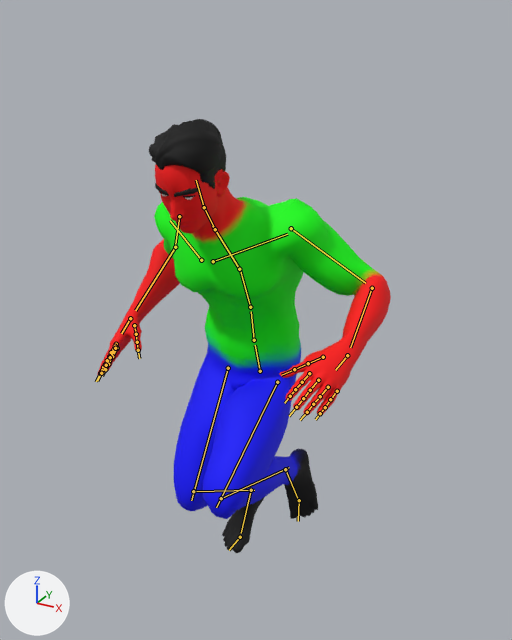
The glTF model public/data/character/citizen.glb as it was, and as the next commit left it.
Both versions are drawn from a 50 mm lens placed at (0.954, -1.717, 1.776), pointed at (-0.016, 0.045, 0.895). Arrows for +X, +Y and +Z are at lower left; the lights stay in place. The first picture is the older version. Both versions are drawn at frame 14 of the action 'Run'; the numbers are the values there. The bones that change, and the others that lie on the model, are drawn over the model as lines.

The first picture shows 'Eyebrows', 'Eyes', 'SuperHero_Male'.
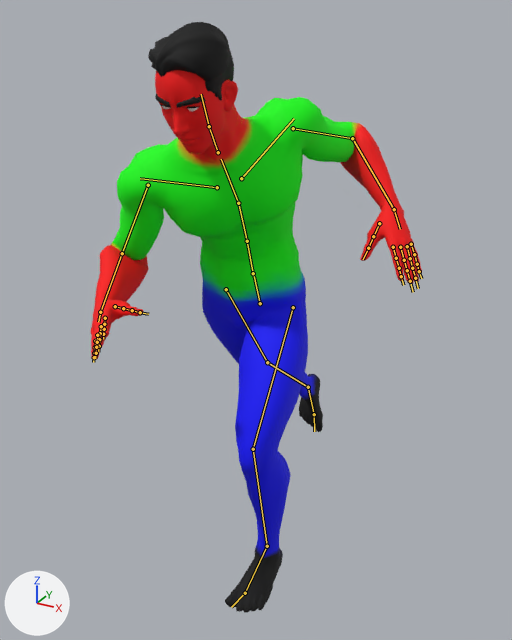
The change in detail:
Bone 'pelvis' (bone_pelvis) moves from (-0.005, -0.229, 0.053) to (0.0, 0.004, -0.001).
Bone 'pelvis' (bone_pelvis) turns from (4, 0, -2) to (9, 0, -3) degrees about its own x, y and z.
Bone 'spine_01' (bone_spine_01) moves from (0.0, 0.01, 0.002) to (0.0, 0.0, 0.0).
Bone 'spine_01' (bone_spine_01) turns from (3, 0, 0) to (-2, 1, 7) degrees about its own x, y and z.
Bone 'spine_02' (bone_spine_02) moves from (0.0, 0.018, 0.001) to (0.0, 0.0, 0.0).
Bone 'spine_02' (bone_spine_02) turns from (12, -1, 5) to (15, 10, -3) degrees about its own x, y and z.
Bone 'spine_03' (bone_spine_03) moves from (0.0, 0.008, 0.002) to (0.0, 0.0, 0.0).
Bone 'spine_03' (bone_spine_03) turns from (30, -2, 1) to (37, 25, 15) degrees about its own x, y and z.
Bone 'neck_01' (bone_neck_01) moves from (0.0, -0.037, 0.021) to (0.0, 0.0, 0.0).
Bone 'neck_01' (bone_neck_01) turns from (-33, -1, -2) to (-38, -17, 10) degrees about its own x, y and z.
Bone 'Head' (bone_head) turns from (5, 0, -3) to (2, -19, -1) degrees about its own x, y and z.
Bone 'clavicle_l' (bone_clavicle_l) moves from (0.013, -0.02, -0.029) to (0.0, 0.0, 0.0).
Bone 'clavicle_l' (bone_clavicle_l) turns from (-6, -9, 6) to (-6, -9, 8) degrees about its own x, y and z.
Bone 'upperarm_l' (bone_upperarm_l) moves from (-0.023, 0.003, -0.024) to (0.0, 0.0, 0.0).
Bone 'upperarm_l' (bone_upperarm_l) turns from (9, 6, -49) to (-4, 0, -48) degrees about its own x, y and z.
Bone 'lowerarm_l' (bone_lowerarm_l) moves from (0.0, 0.023, -0.001) to (0.0, 0.0, 0.0).
Bone 'lowerarm_l' (bone_lowerarm_l) turns from (88, -21, 7) to (85, 9, 5) degrees about its own x, y and z.
Bone 'hand_l' (bone_hand_l) moves from (0.0, 0.029, 0.001) to (0.0, 0.0, 0.0).
Bone 'clavicle_r' (bone_clavicle_r) moves from (-0.013, -0.02, -0.029) to (0.0, 0.0, 0.0).
Bone 'clavicle_r' (bone_clavicle_r) turns from (-6, 9, -9) to (-6, 9, -6) degrees about its own x, y and z.
Bone 'upperarm_r' (bone_upperarm_r) moves from (0.023, 0.003, -0.024) to (0.0, 0.0, 0.0).
Bone 'upperarm_r' (bone_upperarm_r) turns from (-1, -2, 53) to (13, -9, 50) degrees about its own x, y and z.
Bone 'lowerarm_r' (bone_lowerarm_r) moves from (0.0, 0.023, -0.001) to (0.0, 0.0, 0.0).
Bone 'lowerarm_r' (bone_lowerarm_r) turns from (78, 1, 5) to (89, 31, 4) degrees about its own x, y and z.
Bone 'hand_r' (bone_hand_r) moves from (0.0, 0.029, 0.001) to (0.0, 0.0, 0.0).
Bone 'thigh_l' (bone_thigh_l) moves from (-0.025, 0.008, -0.045) to (0.0, 0.0, 0.0).
Bone 'thigh_l' (bone_thigh_l) turns from (-63, -1, -1) to (-47, -4, -2) degrees about its own x, y and z.
Bone 'calf_l' (bone_calf_l) moves from (0.0, -0.028, 0.003) to (0.0, 0.0, 0.0).
Bone 'calf_l' (bone_calf_l) turns from (122, 2, 0) to (46, 1, 0) degrees about its own x, y and z.
Bone 'foot_l' (bone_foot_l) moves from (0.0, -0.01, -0.028) to (0.0, 0.0, 0.0).
Bone 'foot_l' (bone_foot_l) turns from (22, 7, -5) to (1, 3, 5) degrees about its own x, y and z.
Bone 'ball_l' (bone_ball_l) moves from (0.0, 0.013, -0.006) to (0.0, 0.0, 0.0).
Bone 'ball_l' (bone_ball_l) turns from (4, 0, 0) to (16, 0, 0) degrees about its own x, y and z.
Bone 'thigh_r' (bone_thigh_r) moves from (0.025, 0.008, -0.045) to (0.0, 0.0, 0.0).
Bone 'thigh_r' (bone_thigh_r) turns from (-37, 0, -1) to (25, -6, -9) degrees about its own x, y and z.
Bone 'calf_r' (bone_calf_r) moves from (0.0, -0.028, 0.003) to (0.0, 0.0, 0.0).
Bone 'calf_r' (bone_calf_r) turns from (84, 1, 0) to (12, 0, 0) degrees about its own x, y and z.
Bone 'foot_r' (bone_foot_r) moves from (0.0, -0.01, -0.028) to (0.0, 0.0, 0.0).
Bone 'foot_r' (bone_foot_r) turns from (-16, 0, 0) to (33, 1, 2) degrees about its own x, y and z.
Bone 'ball_r' (bone_ball_r) moves from (0.0, 0.013, -0.006) to (0.0, 0.0, 0.0).
Bone 'ball_r' (bone_ball_r) turns from (35, 0, 0) to (-7, 0, 0) degrees about its own x, y and z.

Changed parts and their boxes [x1, y1, x2, y2] in the pictures (512 x 640 px):
'SuperHero_Male', posed (13% wider, 36% taller)
    before: [97, 119, 391, 553]
    after: [91, 22, 422, 613]
'Eyebrows', posed (13% wider)
    before: [155, 183, 200, 198]
    after: [155, 94, 206, 109]
'Eyes', posed
    before: [162, 194, 193, 200]
    after: [162, 106, 199, 111]
bone 'pelvis', root to tip
    before: (260, 371) to (255, 345)
    after: (260, 303) to (254, 276)
bone 'spine_01', root to tip
    before: (254, 340) to (251, 311)
    after: (253, 273) to (247, 241)
bone 'spine_02', root to tip
    before: (250, 307) to (240, 271)
    after: (247, 241) to (238, 203)
bone 'spine_03', root to tip
    before: (239, 269) to (212, 225)
    after: (238, 203) to (221, 159)
bone 'neck_01', root to tip
    before: (215, 229) to (204, 207)
    after: (218, 152) to (209, 126)
bone 'Head', root to tip
    before: (204, 207) to (196, 180)
    after: (209, 126) to (201, 94)
bone 'clavicle_l', root to tip
    before: (213, 261) to (287, 234)
    after: (241, 178) to (294, 118)
bone 'upperarm_l', root to tip
    before: (291, 228) to (365, 283)
    after: (293, 128) to (352, 138)
bone 'lowerarm_l', root to tip
    before: (372, 288) to (350, 347)
    after: (352, 138) to (394, 209)
bone 'hand_l', root to tip
    before: (347, 355) to (335, 370)
    after: (394, 209) to (400, 229)
bone 'clavicle_r', root to tip
    before: (201, 260) to (170, 220)
    after: (217, 187) to (140, 178)
bone 'upperarm_r', root to tip
    before: (179, 216) to (175, 244)
    after: (148, 185) to (122, 253)
bone 'lowerarm_r', root to tip
    before: (175, 247) to (135, 310)
    after: (122, 253) to (100, 312)
bone 'hand_r', root to tip
    before: (130, 318) to (121, 333)
    after: (100, 312) to (98, 322)
bone 'thigh_l', root to tip
    before: (277, 382) to (216, 507)
    after: (293, 307) to (253, 449)
bone 'calf_l', root to tip
    before: (221, 498) to (289, 467)
    after: (253, 449) to (267, 546)
bone 'foot_l', root to tip
    before: (285, 469) to (297, 498)
    after: (267, 546) to (245, 593)
bone 'ball_l', root to tip
    before: (299, 500) to (298, 521)
    after: (245, 593) to (231, 607)
bone 'thigh_r', root to tip
    before: (228, 368) to (191, 500)
    after: (226, 289) to (267, 362)
bone 'calf_r', root to tip
    before: (193, 491) to (254, 490)
    after: (267, 362) to (308, 387)
bone 'foot_r', root to tip
    before: (251, 490) to (241, 533)
    after: (308, 387) to (314, 414)
bone 'ball_r', root to tip
    before: (240, 537) to (229, 550)
    after: (314, 414) to (314, 431)
